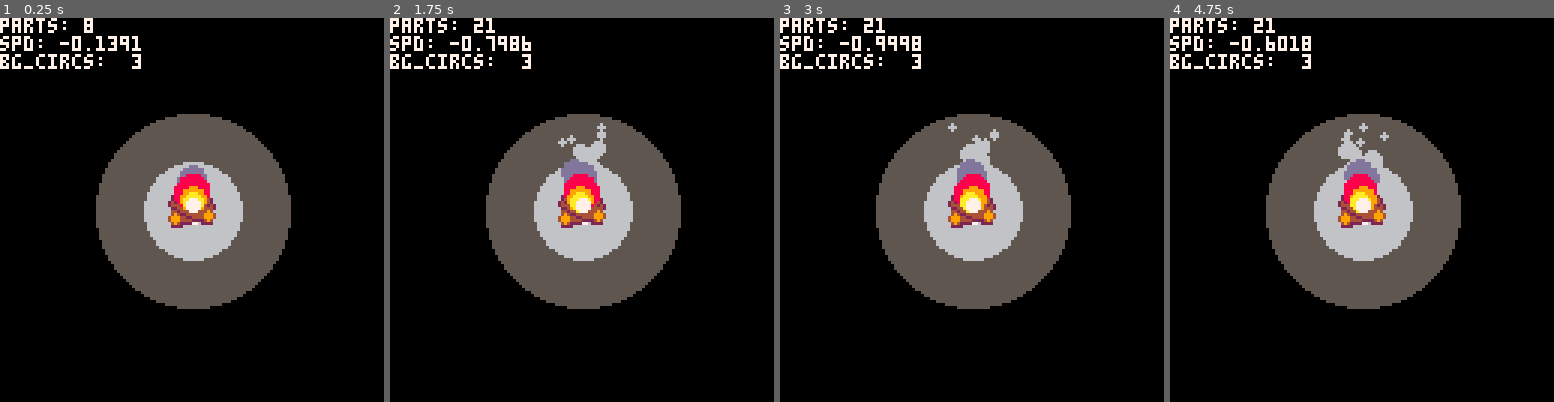
Above: before the commit, frames 1-4 (left to right).
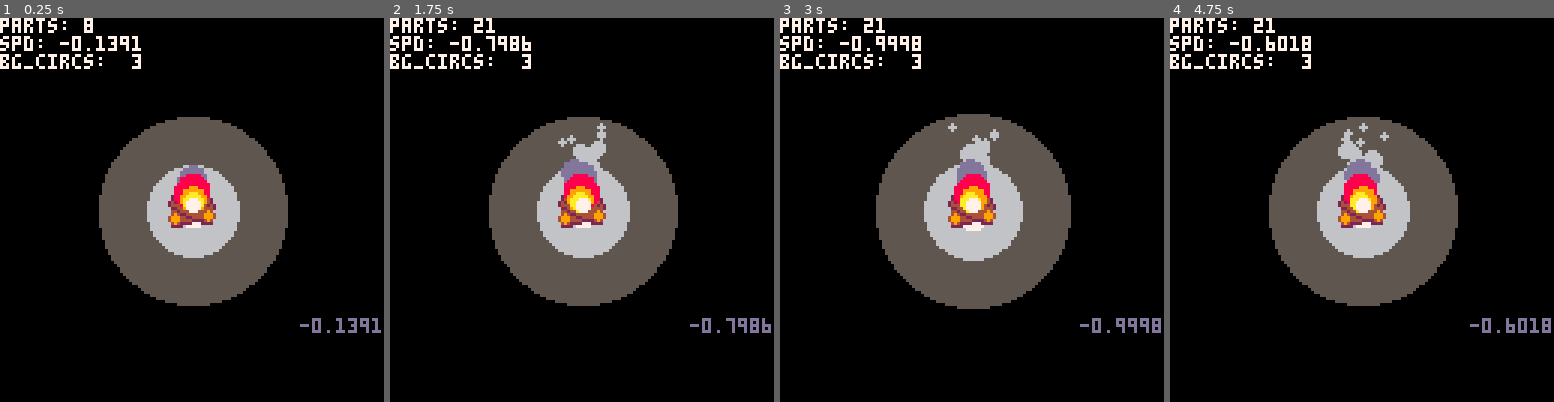
Above: after the commit, the same moments.

Repository: felixOlesen/PICO-8
Game: PICO-8 cartridge campfire.p8
Same seed, same stepped clock (60 frames per second), same inputs: the game is played once before the commit and once after it.
Inputs:
- Up to frame 1 (0.25 s): no input
- Up to frame 2 (1.75 s): no input
- Up to frame 3 (3 s): no input
- Up to frame 4 (4.75 s): no input

The runs differ from the first frame. In frame 1, 2.1% of the frame differs, in the area x 25-100%, y 25-83%; in frame 2, 2.0%; in frame 3, 0.4%; in frame 4, 2.1%.

Commit message:
feature: added background circle flickers to fire simulation

Diff:
--- a/campfire.p8
+++ b/campfire.p8
@@ -1,5 +1,5 @@
 pico-8 cartridge // http://www.pico-8.com
-version 42
+version 43
 __lua__
 function _init()
 	game_state=1
@@ -40,6 +40,9 @@
 end
 	if #fire_parts>0 then
 		move_parts()
+	end
+	if #bgcircles>0 then
+		move_bgcircles()
 	end
 end
 
@@ -85,10 +88,10 @@
 end
 
 function move_bgcircles()
-	for circle in all(bgcircles)do
-		circle.x+=sin(global_time/360)
-		circle.y+=part.spdy
-	end
+	sign_scalar=cos((global_time)/9)*0.3
+	bgcircles[1].r+=sign_scalar
+	bgcircles[2].r+=sign_scalar
+	bgcircles[3].r+=sign_scalar
 end
 -->8
 --draw
@@ -112,6 +115,7 @@
 	print("spd: "..part_spd)
 
 	print("bg_circs:  "..#bgcircles)
+	print(sin(global_time/360),100,100,13)
 end
 
 end
@@ -208,7 +212,7 @@
 
 circ_dark_grey={x=64,y=64,r=32,c=5}
 circ_light_grey={x=64,y=64,r=16,c=6}
-circ_white={x=64,y=64,r=4,c=7}
+circ_white={x=64,y=64,r=6,c=7}
 
 add(bgcircles,circ_dark_grey)
 add(bgcircles,circ_light_grey)
